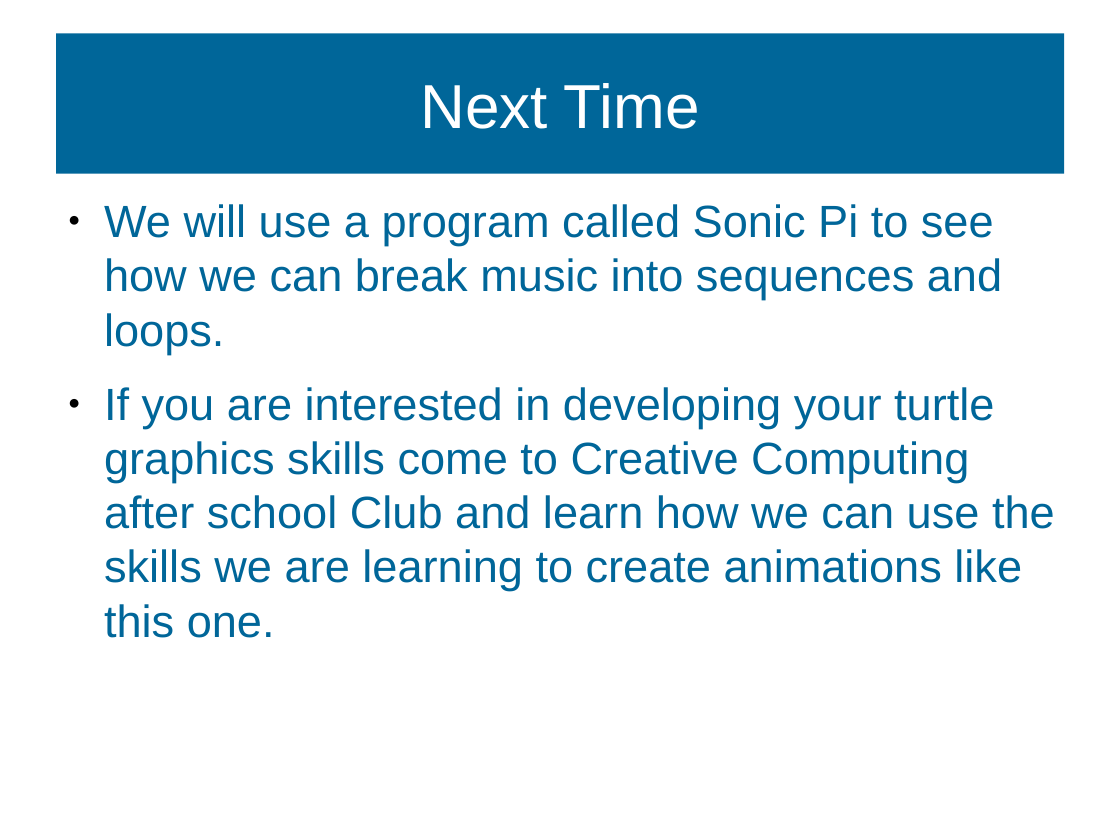
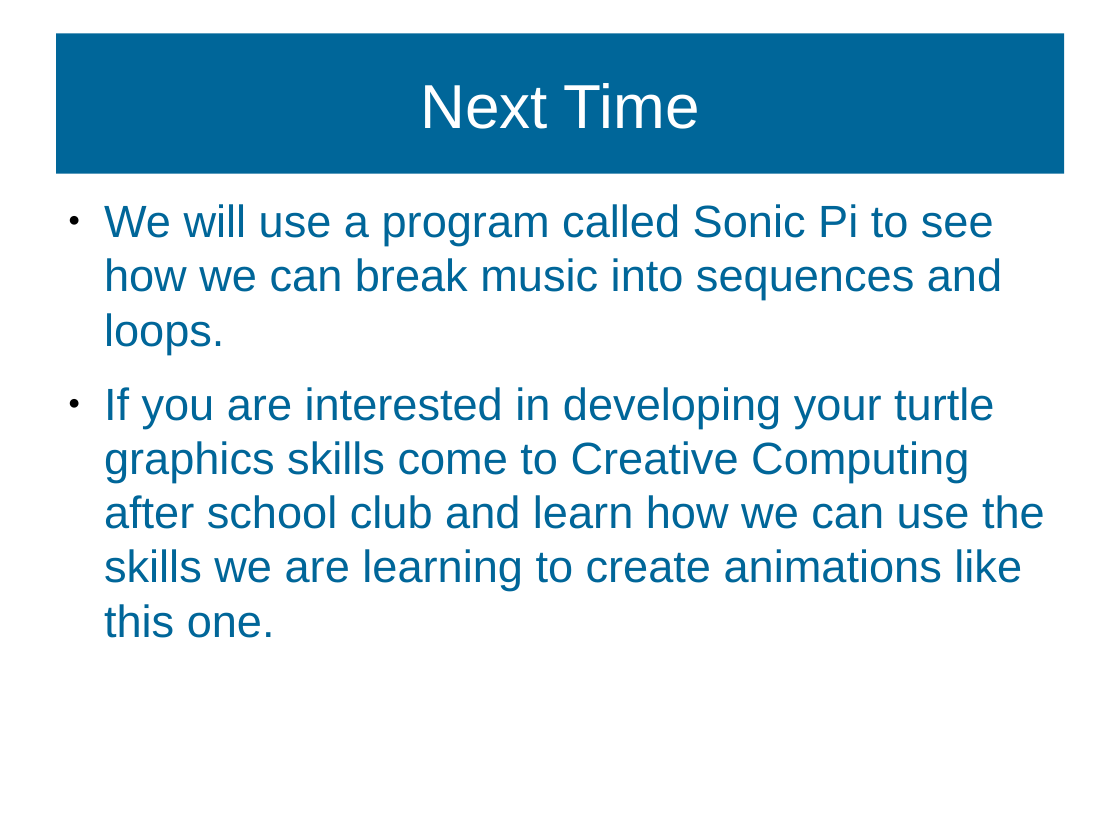
Before and after one commit to MarkGadsby/TeachingNotes, a slide deck: slide 17 of GeneralTextFiles/Markdown_BSC_Notes/Slides_HoneyCombe.odp. Drawn at 1120x840 pixels with LibreOffice and Linux fonts; fonts in the diff are those of the drawing; background and template pictures are left out. Boxes give left, top, right and bottom in pixels: in the first picture for what was removed or moved away, otherwise in the second. Text is boxed around its words. In the diff, an @@ line names an element or a change of style, - is before the commit and + after.

Commit message:
Update to Slides

```diff
--- a/GeneralTextFiles/Markdown_BSC_Notes/Slides_HoneyCombe.odp
+++ b/GeneralTextFiles/Markdown_BSC_Notes/Slides_HoneyCombe.odp
@@ text at bbox=[104, 387, 1045, 638]: text changed @@
-● If you are interested in developing your turtle graphics skills come to Creative Computing after school Club and learn how we can use the skills we are learning to create animations like this one.
+● If you are interested in developing your turtle graphics skills come to Creative Computing after school club and learn how we can use the skills we are learning to create animations like this one.
```
Also in this commit, not shown: 3 other slides changed.
